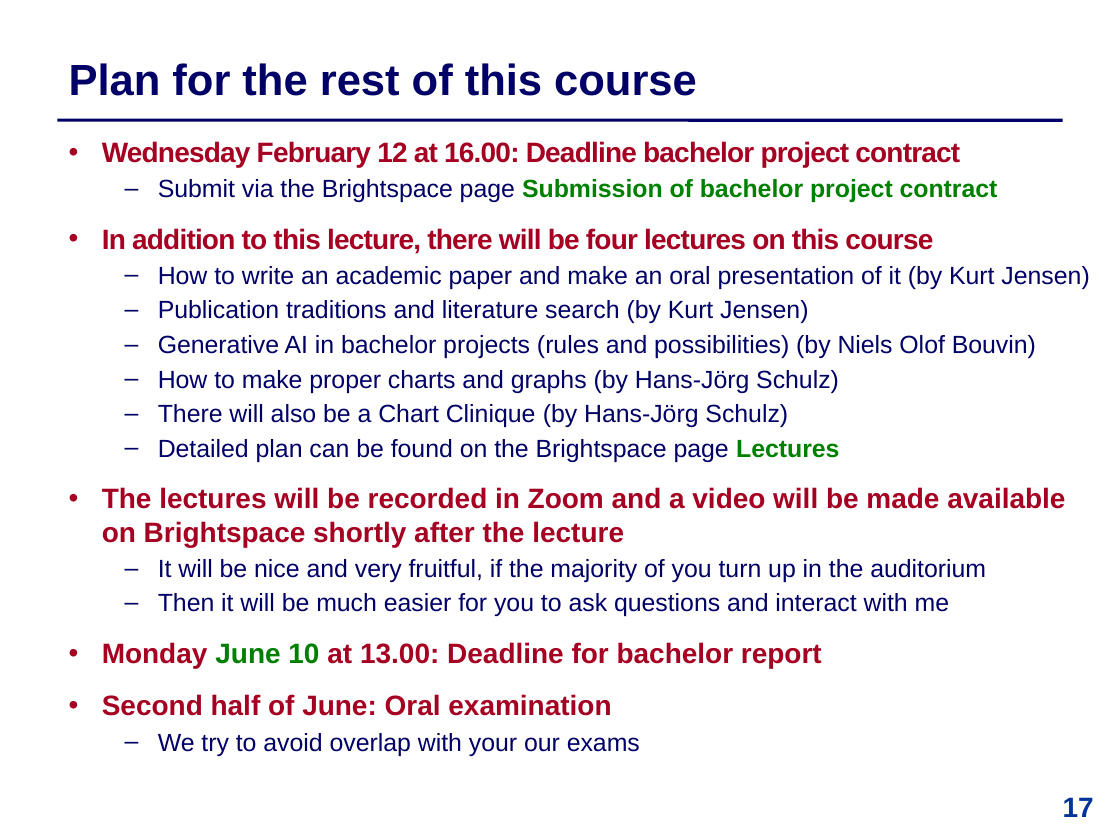
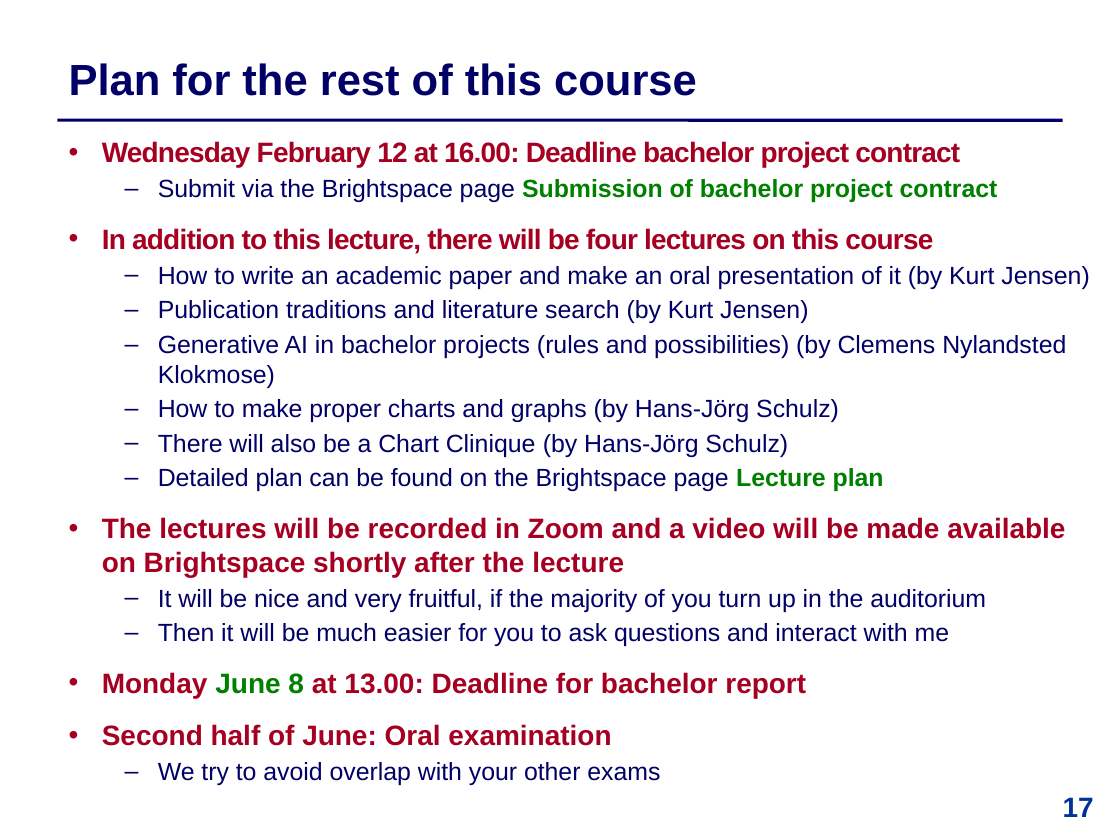
Before and after one commit to IntProgAU/Materiale, a slide deck: slide 17 of web/b26/1 Bachelor Contract .pptx. Drawn at 1120x840 pixels with LibreOffice and Linux fonts; fonts in the diff are those of the drawing. Boxes give left, top, right and bottom in pixels: in the first picture for what was removed or moved away, otherwise in the second. Text is boxed around its words. In the diff, an @@ line names an element or a change of style, - is before the commit and + after.

```diff
--- a/web/b26/1 Bachelor Contract .pptx
+++ b/web/b26/1 Bachelor Contract .pptx
@@ text at (158, 335, 1066, 388): text changed @@
-  – Generative AI in bachelor projects (rules and possibilities) (by Niels Olof Bouvin)
+  – Generative AI in bachelor projects (rules and possibilities) (by Clemens Nylandsted Klokmose)
@@ text at (158, 468, 884, 491): text changed @@
-  – Detailed plan can be found on the Brightspace page Lectures
+  – Detailed plan can be found on the Brightspace page Lecture plan
@@ text at (102, 672, 806, 698): text changed @@
-  • Monday June 10 at 13.00: Deadline for bachelor report
+  • Monday June 8 at 13.00: Deadline for bachelor report
@@ text at (158, 762, 660, 785): text changed @@
-  – We try to avoid overlap with your our exams
+  – We try to avoid overlap with your other exams
```
Also in this commit, not shown: 3 other slides changed.
